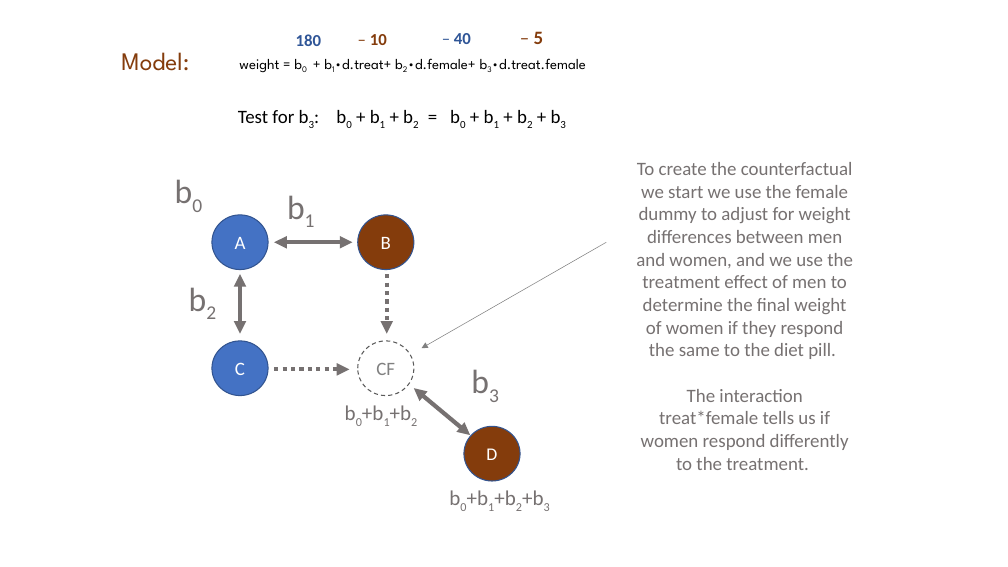
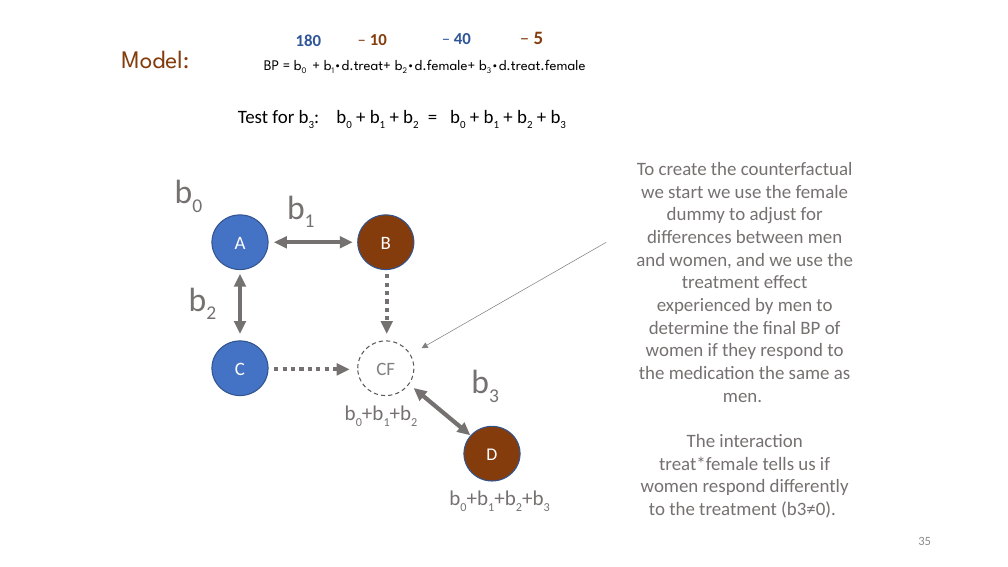
Before and after one commit to Watts-College/cpp-523-template, a slide deck: slide 35 of lectures/hypotheses-tests-with-dummy-variables.pptx (slide 32 before the commit). Drawn at 1008x567 pixels with LibreOffice and Linux fonts; fonts in the diff are those of the drawing. Boxes give left, top, right and bottom in pixels: in the first picture for what was removed or moved away, otherwise in the second. Text is boxed around its words. In the diff, an @@ line names an element or a change of style, - is before the commit and + after.

```diff
--- a/lectures/hypotheses-tests-with-dummy-variables.pptx
+++ b/lectures/hypotheses-tests-with-dummy-variables.pptx
@@ text at <box>264,59,585,70</box>: text changed @@
-weight = b0 + b1∙d.treat+ b2∙d.female+ b3∙d.treat.female
+BP = b0 + b1∙d.treat+ b2∙d.female+ b3∙d.treat.female
@@ text at <box>636,162,853,517</box>: text changed @@
-To create the counterfactual we start we use the female dummy to adjust for weight differences between men and women, and we use the treatment effect of men to determine the final weight of women if they respond the same to the diet pill.
-The interaction treat*female tells us if women respond differently to the treatment.
+To create the counterfactual we start we use the female dummy to adjust for differences between men and women, and we use the treatment effect experienced by men to determine the final BP of women if they respond to the medication the same as men.
+The interaction treat*female tells us if women respond differently to the treatment (b3≠0).
@@ page number added at <box>918,537,931,545</box>, 12 pt, text #8C8C8C @@
+35
```
Also in this commit, not shown: 31 other slides changed, 3 slides added, 1 other file.
